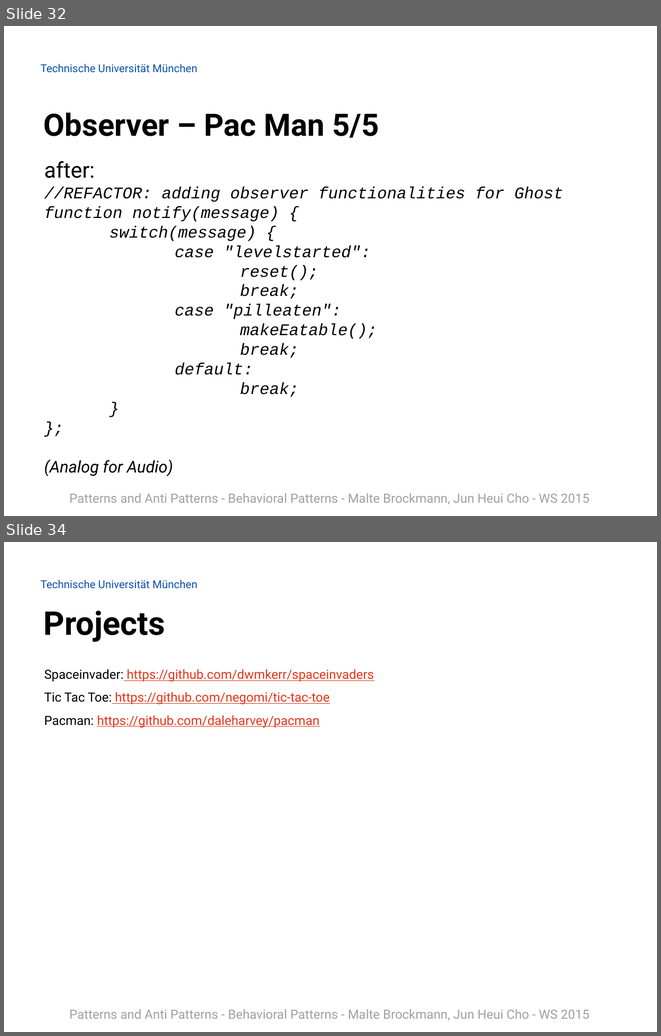
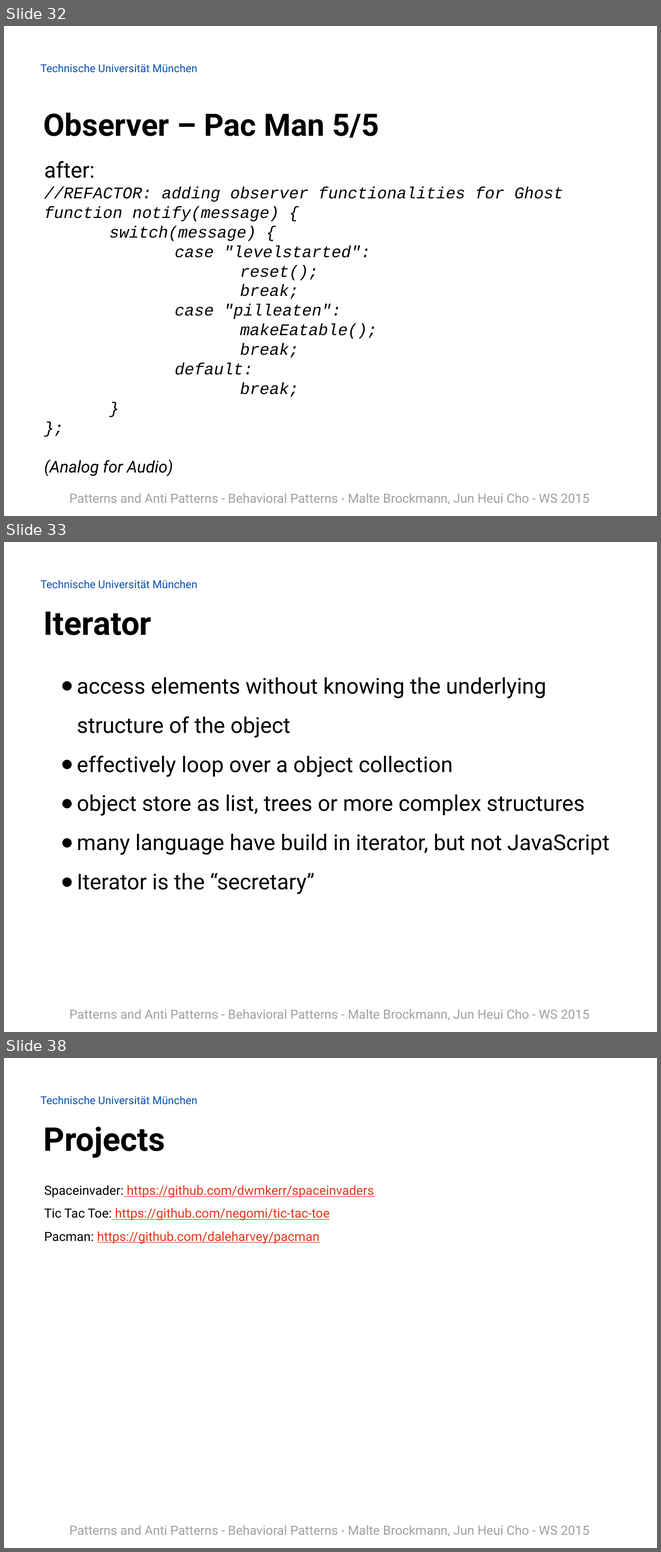
Before and after one commit to Painted6/Behavioral-design-patterns, a slide deck: Behavioral Patterns - JS Patterns and Anti Patterns.pptx. Shown one above the other, each under a label of ours: slides 32 and 34 before the commit, slides 32, 33 and 38 after it; the slides between them are not shown. The pictures are 661x1036 and 661x1552 pixels, drawn with LibreOffice and Linux fonts; fonts in the diff are those of the drawing; background and template pictures are left out. Boxes give left, top, right and bottom in pixels: in the first picture for what was removed or moved away, otherwise in the second. Text is boxed around its words. In the diff, an @@ line names an element or a change of style, - is before the commit and + after.

Commit message:
added slides for Iterator and Strategy

```diff
--- a/Behavioral Patterns - JS Patterns and Anti Patterns.pptx
+++ b/Behavioral Patterns - JS Patterns and Anti Patterns.pptx
@@ slide 33 added at bbox=[4, 542, 657, 1032], background picture (left out); not listed: 2 template elements that a slide beside it also shows @@
@@ title added at bbox=[44, 611, 152, 635], 36 pt, text #000000, bold @@
+Iterator
@@ text added at bbox=[77, 677, 610, 894], 24 pt, text #000000 @@
+● access elements without knowing the underlying structure of the object
+● effectively loop over a object collection
+● object store as list, trees or more complex structures
+● many language have build in iterator, but not JavaScript
+● Iterator is the “secretary”
@@ what was slide 34 is now slide 38 @@
```
Also in this commit, not shown: 1 slide changed, 3 other slides added.
